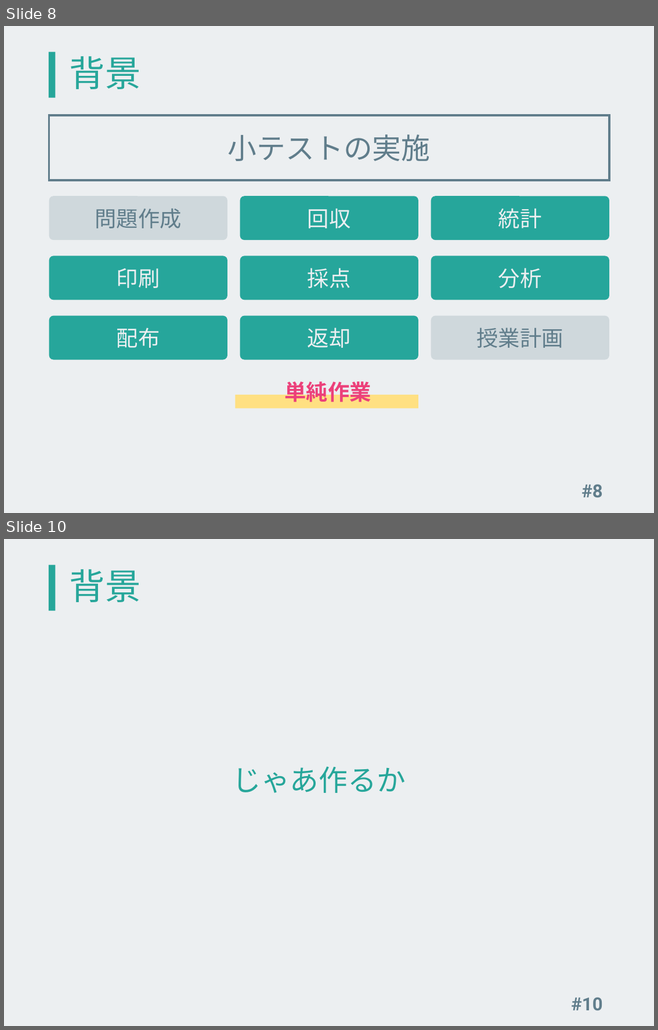
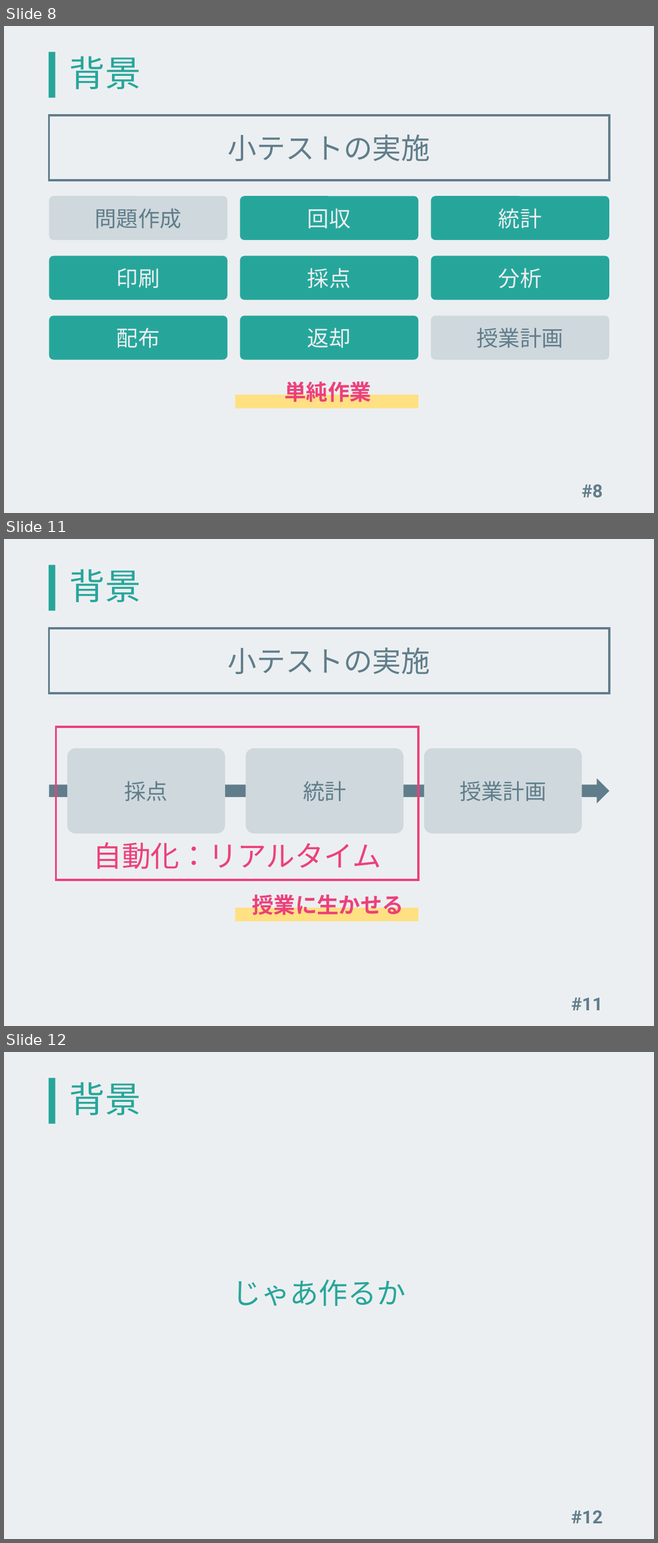
Before and after one commit to kinc-shinshu/smat-presentation, a slide deck: slide.pptx. Shown one above the other, each under a label of ours: slides 8 and 10 before the commit, slides 8, 11 and 12 after it; the slides between them are not shown. The pictures are 658x1030 and 658x1543 pixels, drawn with LibreOffice and Linux fonts; fonts in the diff are those of the drawing. Boxes give left, top, right and bottom in pixels: in the first picture for what was removed or moved away, otherwise in the second. Text is boxed around its words. In the diff, an @@ line names an element or a change of style, - is before the commit and + after.

```diff
--- a/slide.pptx
+++ b/slide.pptx
@@ slide 11 added at <box>4,539,654,1026</box>, background #ECEFF1; not listed: 1 template element that a slide beside it also shows @@
@@ title added at <box>70,569,141,602</box>, 39.6 pt, text #26A69A @@
+背景
@@ rectangle added at <box>49,629,609,694</box>, outline #607D8B 2.25 pt, 32 pt, text #607D8B @@
+小テストの実施
@@ rectangle added at <box>56,727,418,880</box>, outline #EC4079 2.25 pt, 32 pt, text #EC4079 @@
+自動化：リアルタイム
@@ rounded rectangle added at <box>67,748,225,833</box>, fill #CFD8DC, 24 pt, text #607D8B @@
+採点
@@ rounded rectangle added at <box>246,748,404,833</box>, fill #CFD8DC, 24 pt, text #607D8B @@
+統計
@@ rounded rectangle added at <box>424,748,582,833</box>, fill #CFD8DC, 24 pt, text #607D8B @@
+授業計画
@@ right arrow added at <box>49,779,609,803</box>, fill #607D8B @@
@@ text added at <box>252,891,404,915</box>, 24 pt, text #EC407A, bold @@
+授業に生かせる
@@ rectangle added at <box>235,908,419,922</box>, fill #FFE082 @@
@@ page number added at <box>571,998,602,1011</box>, 20 pt, text #607D8B, bold @@
+#11
@@ what was slide 10 is now slide 12 @@
@@ page number at <box>571,1510,602,1524</box>: text changed @@
-#10
+#12
```
Also in this commit, not shown: 2 slides changed, 13 other slides added, 1 slide removed, 6 other files.
